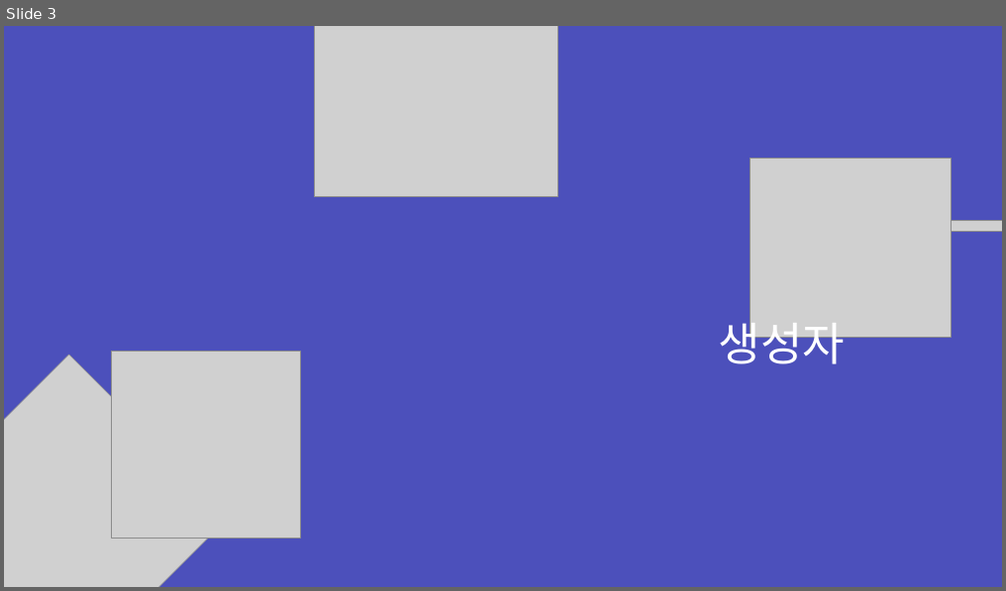
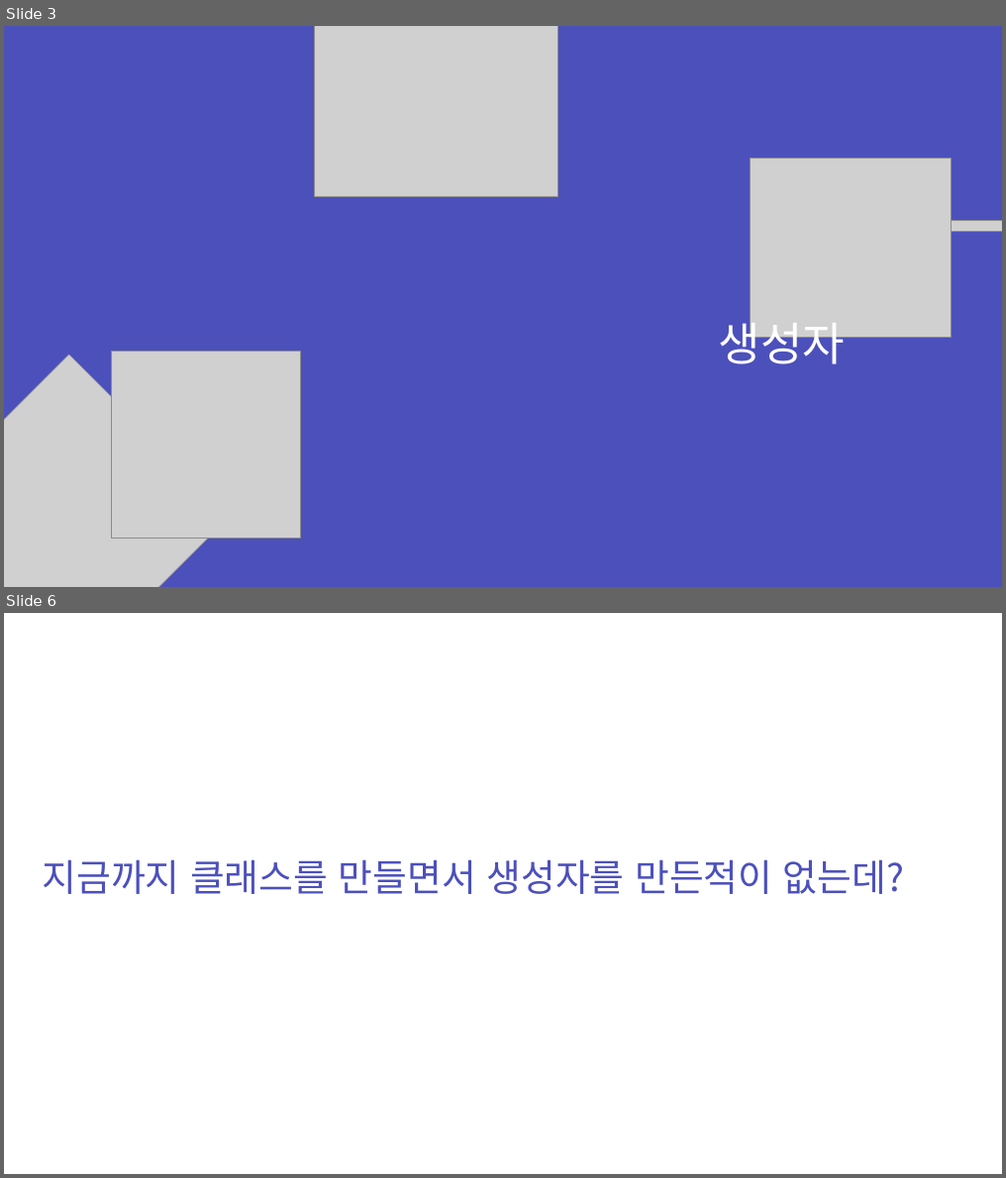
Before and after one commit to zest132/JavaLecture, a slide deck: JavaLecture/LectureFile/java 8강.pptx. Shown one above the other, each under a label of ours: slide 3 before the commit, slides 3 and 6 after it; the slides between them are not shown. The pictures are 1006x591 and 1006x1178 pixels, drawn with LibreOffice and Linux fonts; fonts in the diff are those of the drawing; grey boxes stand for pictures. Boxes give left, top, right and bottom in pixels: in the first picture for what was removed or moved away, otherwise in the second. Text is boxed around its words. In the diff, an @@ line names an element or a change of style, - is before the commit and + after.

```diff
--- a/JavaLecture/LectureFile/java 8강.pptx
+++ b/JavaLecture/LectureFile/java 8강.pptx
@@ slide 6 added at [4, 613, 1002, 1174], background #FFFFFF @@
@@ text added at [43, 860, 904, 894], 54 pt, text #4C50BC @@
+지금까지 클래스를 만들면서 생성자를 만든적이 없는데?
```
Also in this commit, not shown: 3 slides changed, 22 other slides added, 20 slides removed, 4 other files.
